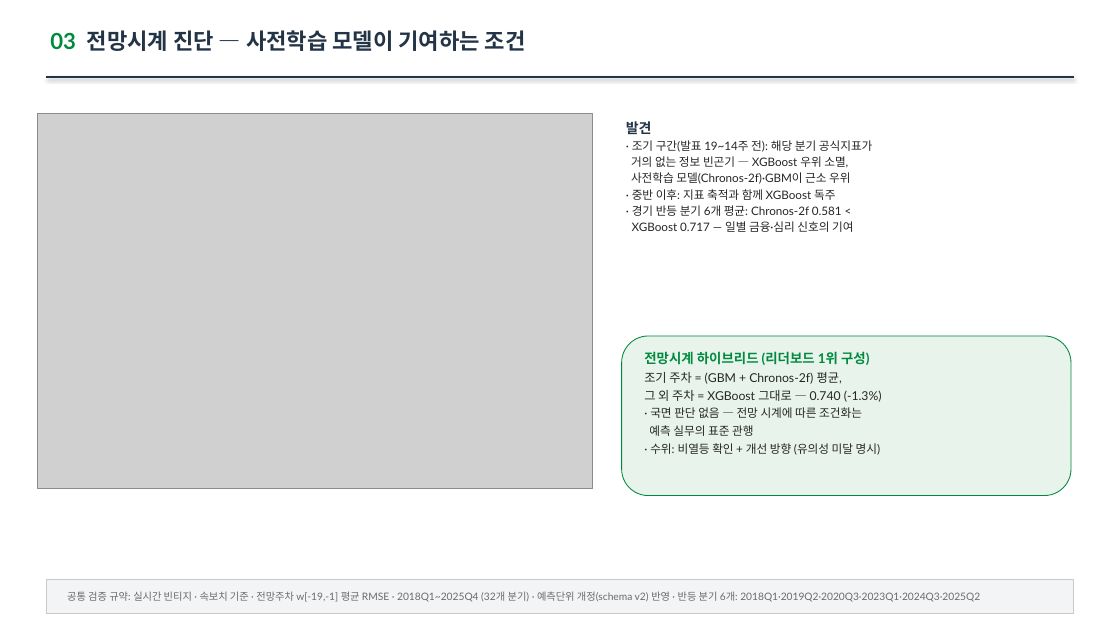
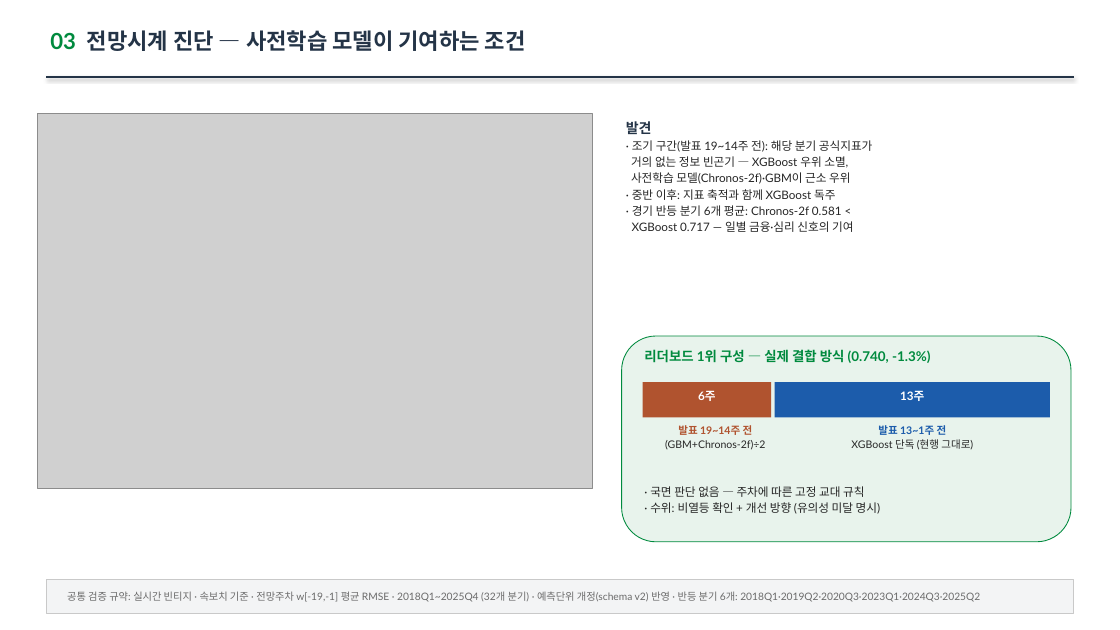
Before and after one commit to shezgone/bistro-lstm, a slide deck: slide 4 of docs/GDP_Nowcasting_종합리포트_한은_2026-08-10.pptx. Drawn at 1120x630 pixels with LibreOffice and Linux fonts; fonts in the diff are those of the drawing; grey boxes stand for pictures. Boxes give left, top, right and bottom in pixels: in the first picture for what was removed or moved away, otherwise in the second. Text is boxed around its words. In the diff, an @@ line names an element or a change of style, - is before the commit and + after.

```diff
--- a/docs/GDP_Nowcasting_종합리포트_한은_2026-08-10.pptx
+++ b/docs/GDP_Nowcasting_종합리포트_한은_2026-08-10.pptx
@@ rounded rectangle: place and size @@
-rounded rectangle at bbox=[622, 336, 1071, 496]
+rounded rectangle at bbox=[622, 336, 1071, 542]
@@ text added at bbox=[644, 349, 930, 363], 11.5 pt, text #008A3E, bold @@
+리더보드 1위 구성 — 실제 결합 방식 (0.740, -1.3%)
@@ rectangle added at bbox=[643, 382, 771, 418], fill #B0532F @@
@@ rectangle added at bbox=[775, 382, 1050, 418], fill #1C5CAB @@
@@ text added at bbox=[698, 391, 715, 401], 10 pt, text #FFFFFF, bold @@
+6주
@@ text added at bbox=[900, 390, 924, 401], 10 pt, text #FFFFFF, bold @@
+13주
@@ text added at bbox=[665, 425, 765, 450], 9 pt, text #262626 @@
+발표 19~14주 전
+(GBM+Chronos-2f)÷2
@@ text added at bbox=[851, 425, 973, 449], 9 pt, text #262626 @@
+발표 13~1주 전
+XGBoost 단독 (현행 그대로)
@@ text "· 국면 판단 없음 — ...": place and size @@
-text "· 국면 판단 없음 — ..." at bbox=[644, 351, 882, 455]
+text "· 국면 판단 없음 — ..." at bbox=[650, 486, 880, 514]
@@ text at bbox=[650, 486, 864, 497]: text changed; size 10.5 to 10 pt @@
-전망시계 하이브리드 (리더보드 1위 구성)
-조기 주차 = (GBM + Chronos-2f) 평균,
-그 외 주차 = XGBoost 그대로 — 0.740 (-1.3%)
-· 국면 판단 없음 — 전망 시계에 따른 조건화는
-예측 실무의 표준 관행
+· 국면 판단 없음 — 주차에 따른 고정 교대 규칙
@@ text at bbox=[650, 502, 880, 514]: less space between paragraphs @@
```
Also in this commit, not shown: 2 other slides changed, 4 other files.
